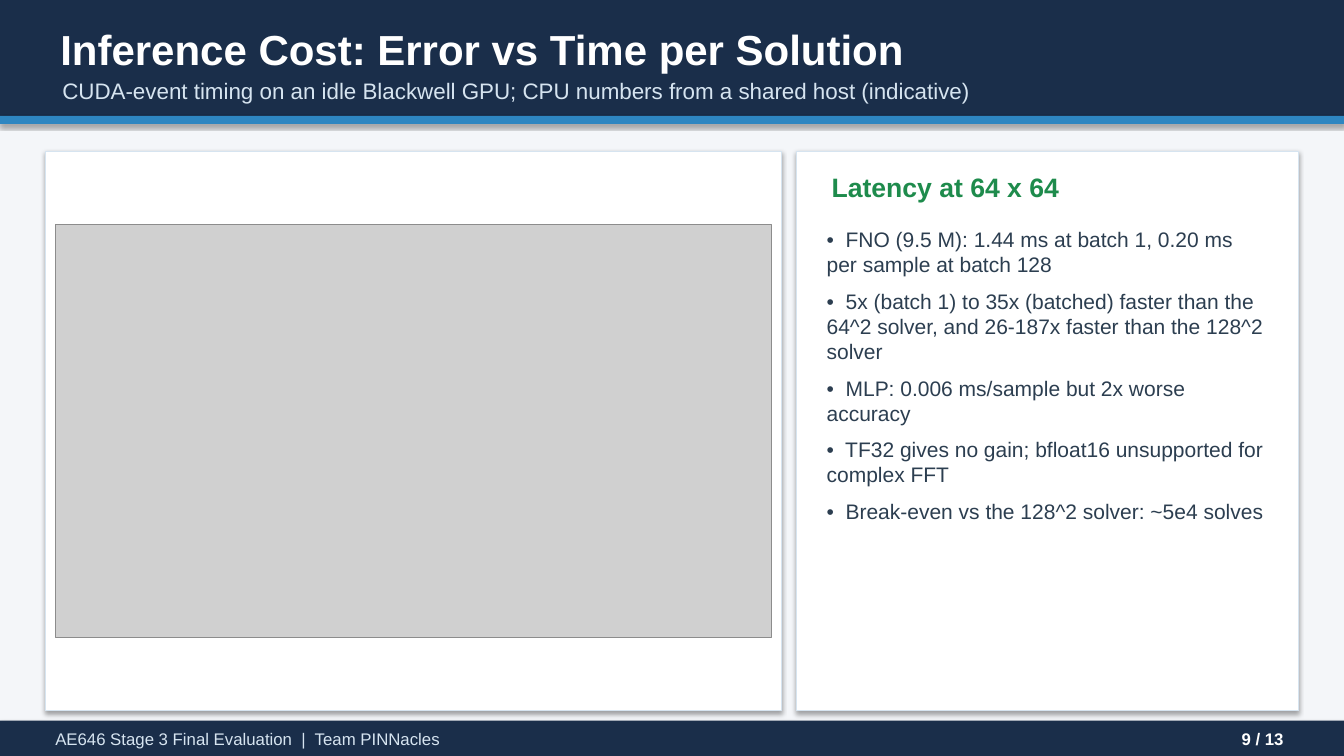
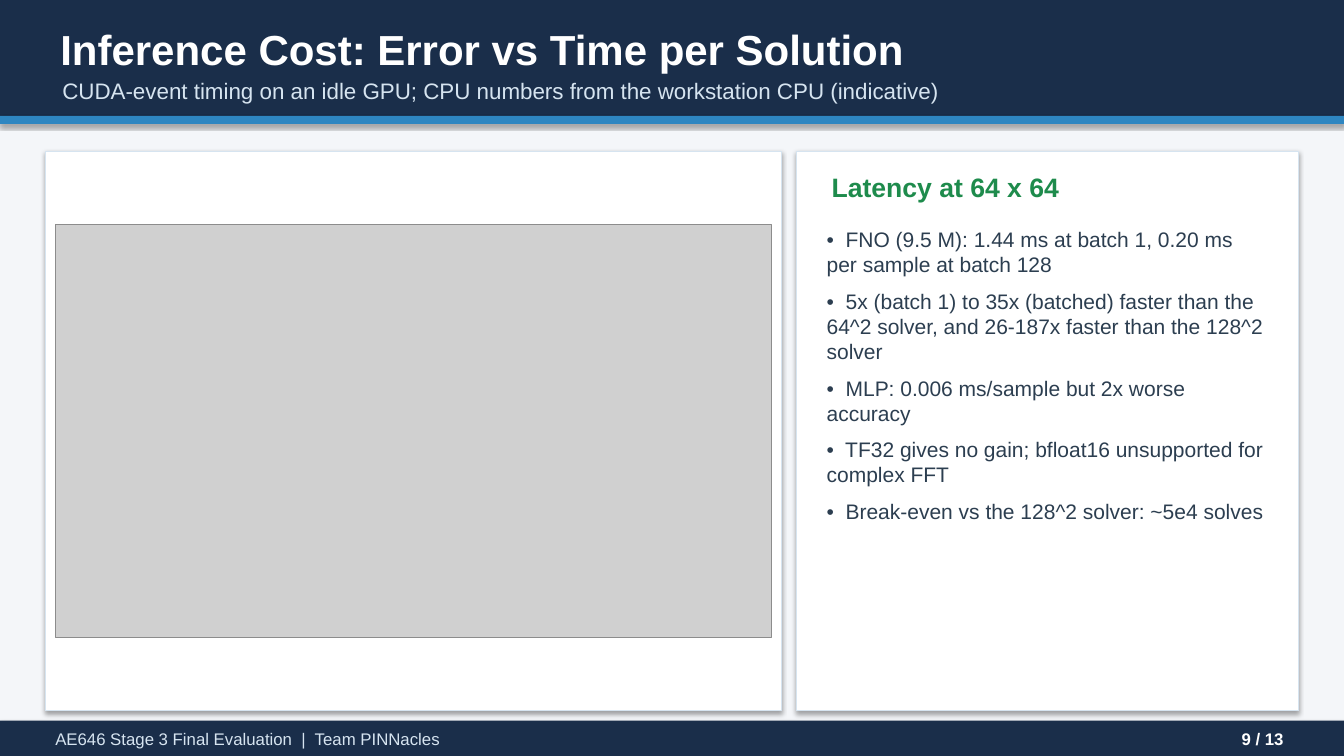
Before and after one commit to ARYAMANN7279/AE646-PINNacles, a slide deck: slide 9 of stage3/PINNacles_Stage3_FinalPresentation.pptx. Drawn at 1344x756 pixels with LibreOffice and Linux fonts; fonts in the diff are those of the drawing; grey boxes stand for pictures. Boxes give left, top, right and bottom in pixels: in the first picture for what was removed or moved away, otherwise in the second. Text is boxed around its words. In the diff, an @@ line names an element or a change of style, - is before the commit and + after.

Commit message:
Stage 3: say 'GPU workstation' for the experiment hardware; notebook fetches stored results when run standalone; rebuild report, deck, zip

```diff
--- a/stage3/PINNacles_Stage3_FinalPresentation.pptx
+++ b/stage3/PINNacles_Stage3_FinalPresentation.pptx
@@ text at (x1=62, y1=82, x2=938, y2=104): text changed @@
-CUDA-event timing on an idle Blackwell GPU; CPU numbers from a shared host (indicative)
+CUDA-event timing on an idle GPU; CPU numbers from the workstation CPU (indicative)
```
Also in this commit, not shown: 1 other slide changed, 11 other files.
